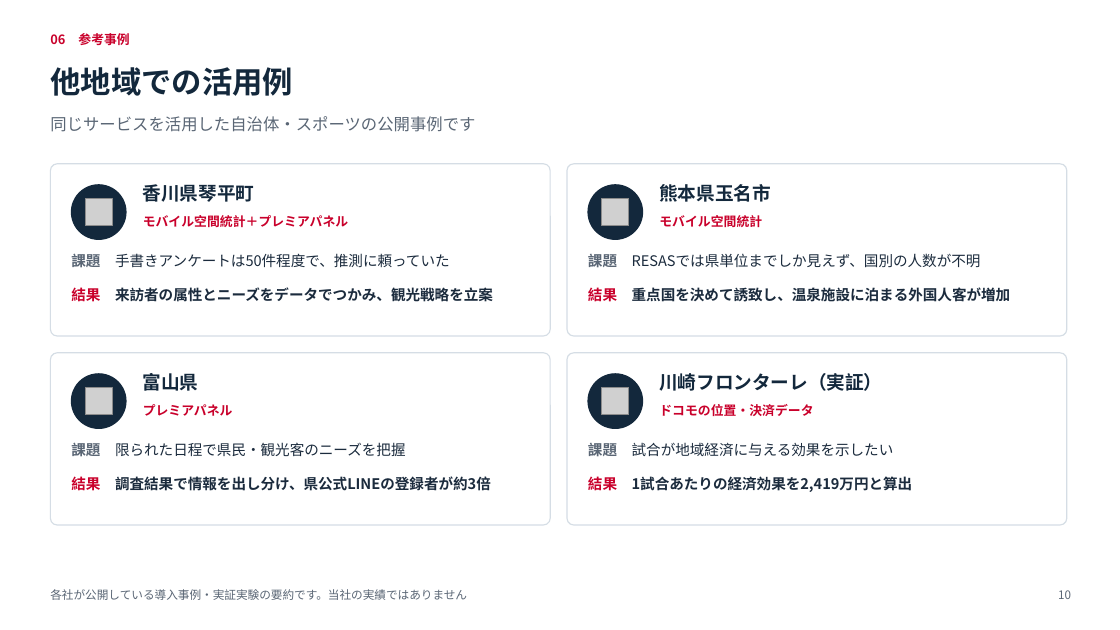
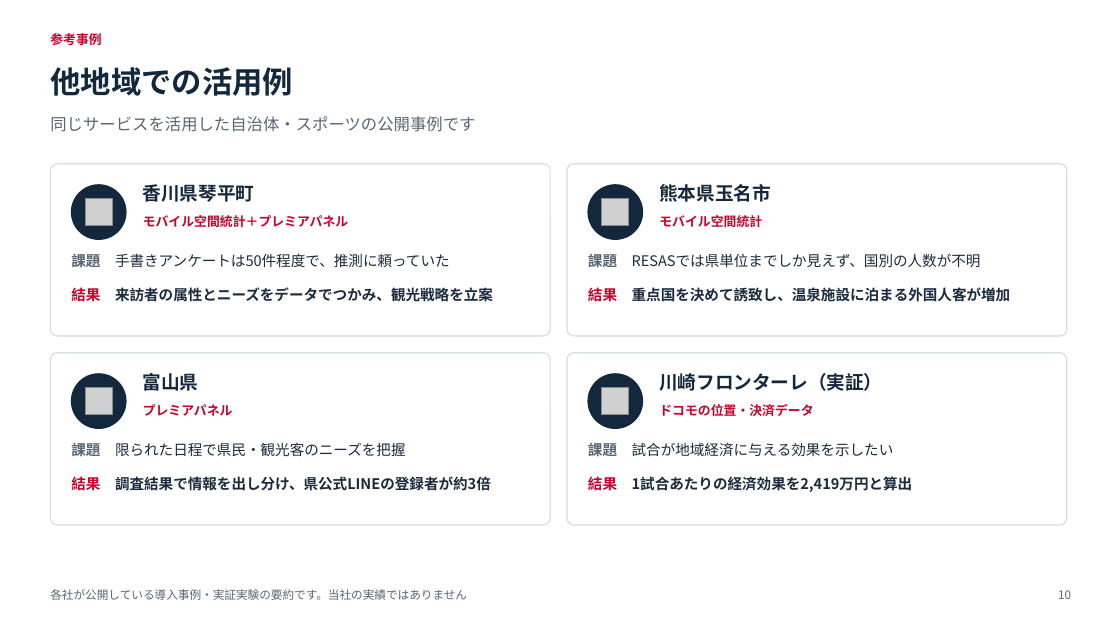
Before and after one commit to ftrugby04-beep/tatsupot, a slide deck: slide 10 of docs/sales/提案書サンプル_〇〇市様_観光イベント.pptx. Drawn at 1120x630 pixels with LibreOffice and Linux fonts; fonts in the diff are those of the drawing; grey boxes stand for pictures. Boxes give left, top, right and bottom in pixels: in the first picture for what was removed or moved away, otherwise in the second. Text is boxed around its words. In the diff, an @@ line names an element or a change of style, - is before the commit and + after.

```diff
--- a/docs/sales/提案書サンプル_〇〇市様_観光イベント.pptx
+++ b/docs/sales/提案書サンプル_〇〇市様_観光イベント.pptx
@@ text at (x1=50, y1=33, x2=101, y2=45): text changed @@
-06 参考事例
+参考事例
```
Also in this commit, not shown: 2 other slides changed, 5 other files.
